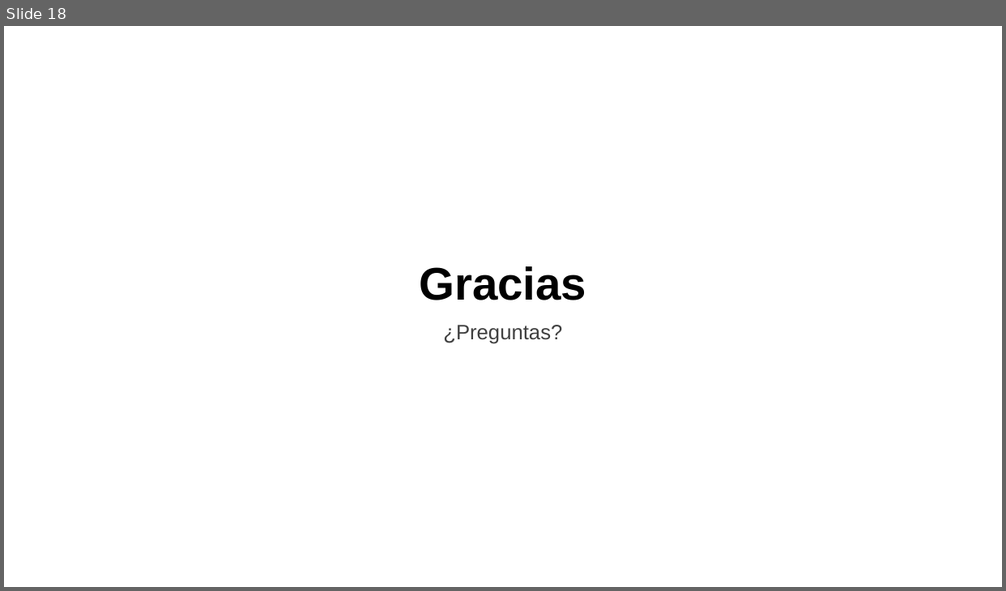
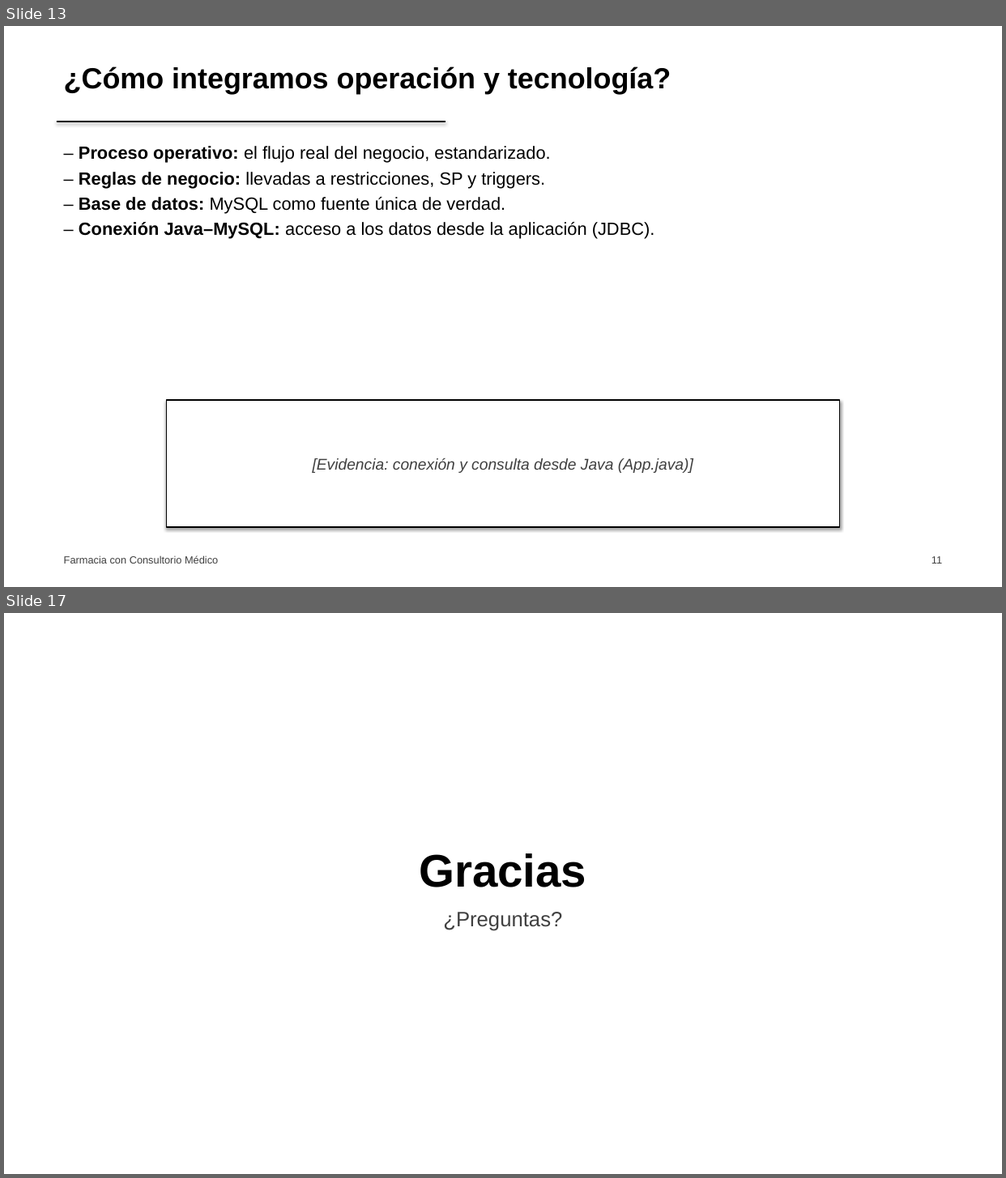
Before and after one commit to riosisraelg/proyecto-final-farmacia, a slide deck: docs/latex/slides/slides.pptx. Shown one above the other, each under a label of ours: slide 18 before the commit, slides 13 and 17 after it; the slides between them are not shown. The pictures are 1006x591 and 1006x1178 pixels, drawn with LibreOffice and Linux fonts; fonts in the diff are those of the drawing. Boxes give left, top, right and bottom in pixels: in the first picture for what was removed or moved away, otherwise in the second. Text is boxed around its words. In the diff, an @@ line names an element or a change of style, - is before the commit and + after.

Commit message:
feat(slides): reestructura al outline de 15 diapositivas de la exposición oral
- Secuencia: empresa, problemática, impacto, causa raíz, estrategia,
  solución (ER), gestión de datos, automatización, reglas de negocio,
  inventario, integración op/tec, estrategia integral, beneficios, conclusión
- Redacción de problemática, impacto y causa raíz según el caso real
- Portada con Integrantes/Materia/Profesor; evidencias como placeholders
- Mantiene estilo monocromático y logo solo en portada

```diff
--- a/docs/latex/slides/slides.pptx
+++ b/docs/latex/slides/slides.pptx
@@ slide 13 added at bbox=[4, 26, 1002, 587], background #FFFFFF @@
@@ text added at bbox=[64, 66, 671, 94], 28 pt, text #000000, bold @@
+¿Cómo integramos operación y tecnología?
@@ line added from (57, 122) to (445, 122), #000000 1.5 pt @@
@@ text added at bbox=[79, 146, 655, 239], 17 pt, text #000000 @@
+– Proceso operativo: el flujo real del negocio, estandarizado.
+– Reglas de negocio: llevadas a restricciones, SP y triggers.
+– Base de datos: MySQL como fuente única de verdad.
+– Conexión Java–MySQL: acceso a los datos desde la aplicación (JDBC).
@@ rectangle added at bbox=[167, 400, 840, 527], fill #FFFFFF, outline #000000 1 pt, 15 pt, text #404040, italic @@
+[Evidencia: conexión y consulta desde Java (App.java)]
@@ text added at bbox=[64, 556, 218, 564], 10 pt, text #404040 @@
+Farmacia con Consultorio Médico
@@ text added at bbox=[931, 557, 942, 564], 10 pt, text #404040 @@
+11
@@ what was slide 18 is now slide 17 @@
```
Also in this commit, not shown: 3 slides changed, 11 other slides added, 13 slides removed, 3 other files.
